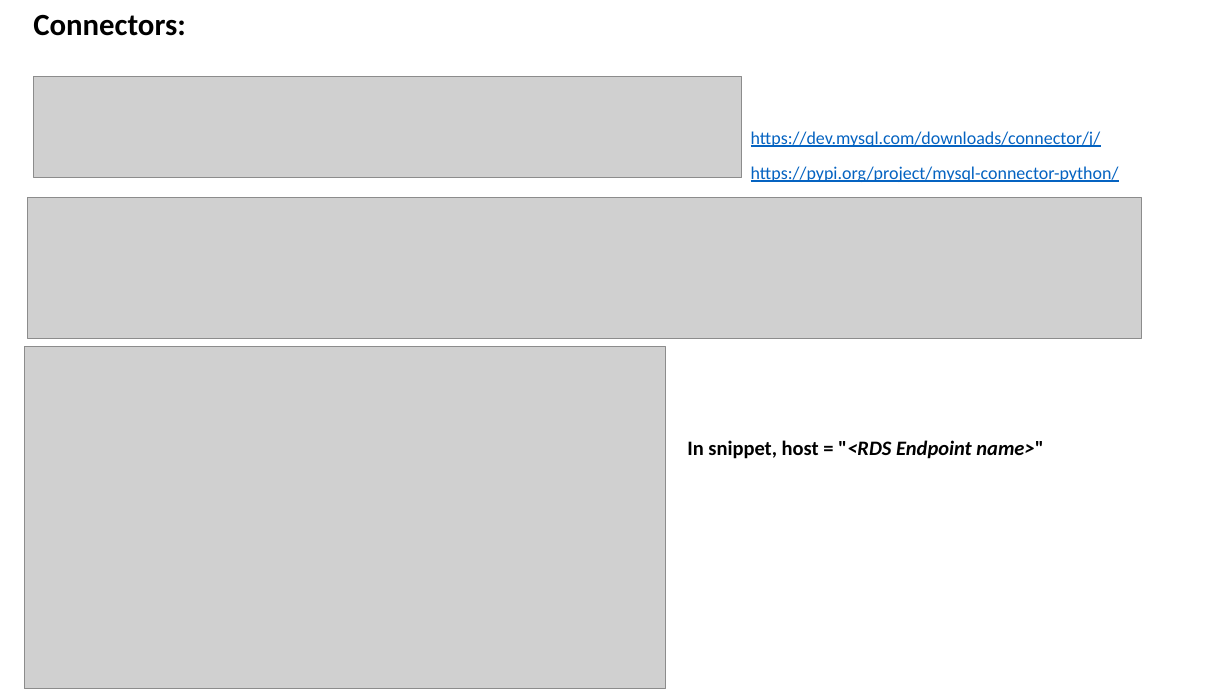
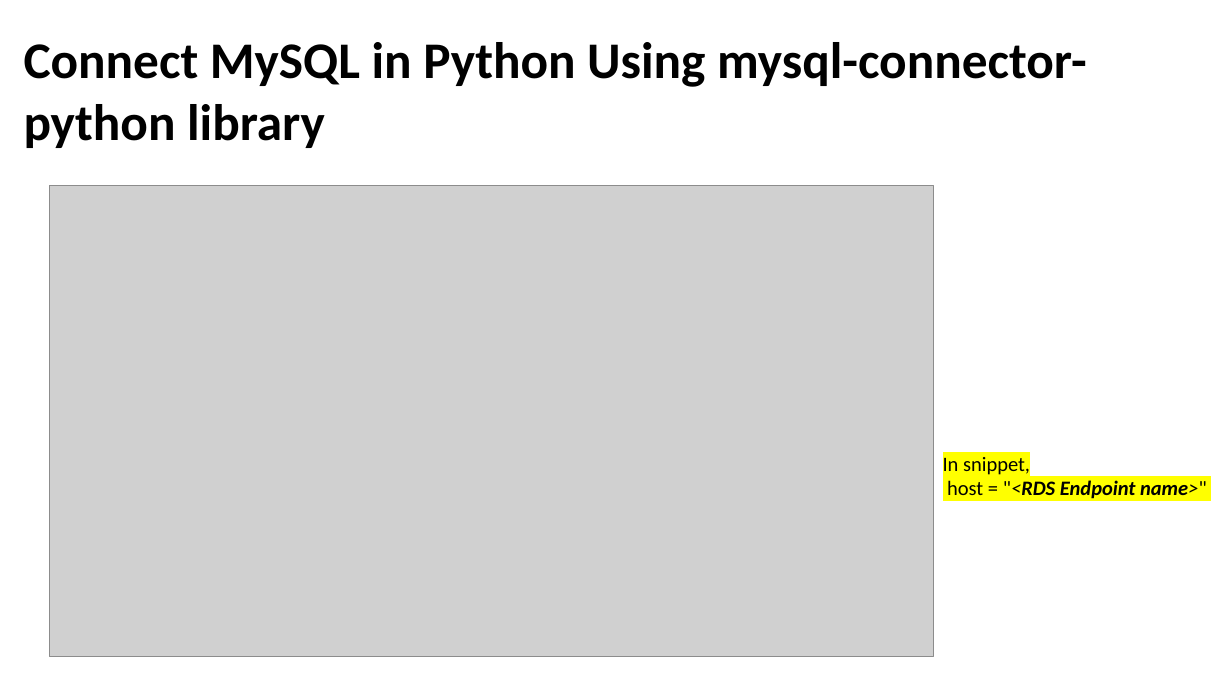
Before and after one commit to vigneshvallavan/aws_repo, a slide deck: slide 10 of 2. AWS Glue Works/MySQL-to-RDS-to-Glue.pptx (slide 5 before the commit). Drawn at 1232x693 pixels with LibreOffice and Linux fonts; fonts in the diff are those of the drawing; grey boxes stand for pictures. Boxes give left, top, right and bottom in pixels: in the first picture for what was removed or moved away, otherwise in the second. Text is boxed around its words. In the diff, an @@ line names an element or a change of style, - is before the commit and + after.

```diff
--- a/2. AWS Glue Works/MySQL-to-RDS-to-Glue.pptx
+++ b/2. AWS Glue Works/MySQL-to-RDS-to-Glue.pptx
@@ text removed at [33,14,186,36] @@
-Connectors:
@@ text added at [24,42,1087,148], 40 pt, text #000000, bold @@
+Connect MySQL in Python Using mysql-connector-python library
@@ picture removed at [34,77,742,178] @@
@@ text removed at [751,131,1101,147] @@
-https://dev.mysql.com/downloads/connector/j/
@@ text removed at [751,166,1119,182] @@
-https://pypi.org/project/mysql-connector-python/
@@ picture removed at [28,197,1141,338] @@
@@ picture: place and size @@
-picture at [24,347,666,689]
+picture at [50,186,933,657]
@@ text at [943,457,1207,499]: text changed; bold off @@
-In snippet, host = "<RDS Endpoint name>"
+In snippet,
+host = "<RDS Endpoint name>"
```
Also in this commit, not shown: 5 slides added.
